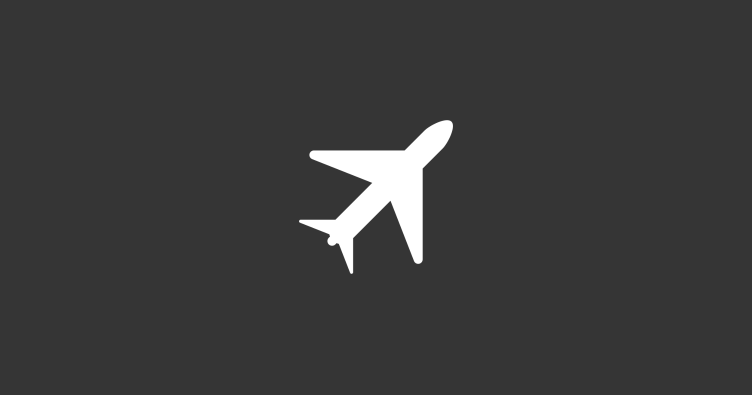
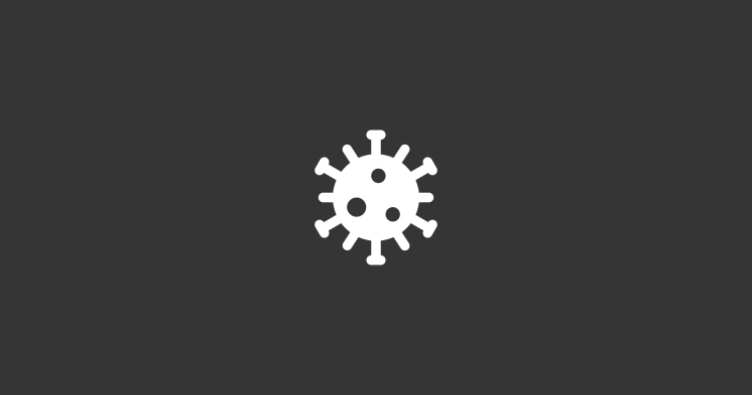
Two versions of the same layered image (752 × 395). Layer-by-layer changes:
showed "Layer6 #3", painted on it over (313, 129, 438, 266)
hid "Layer6 #2" over (299, 120, 453, 274)
